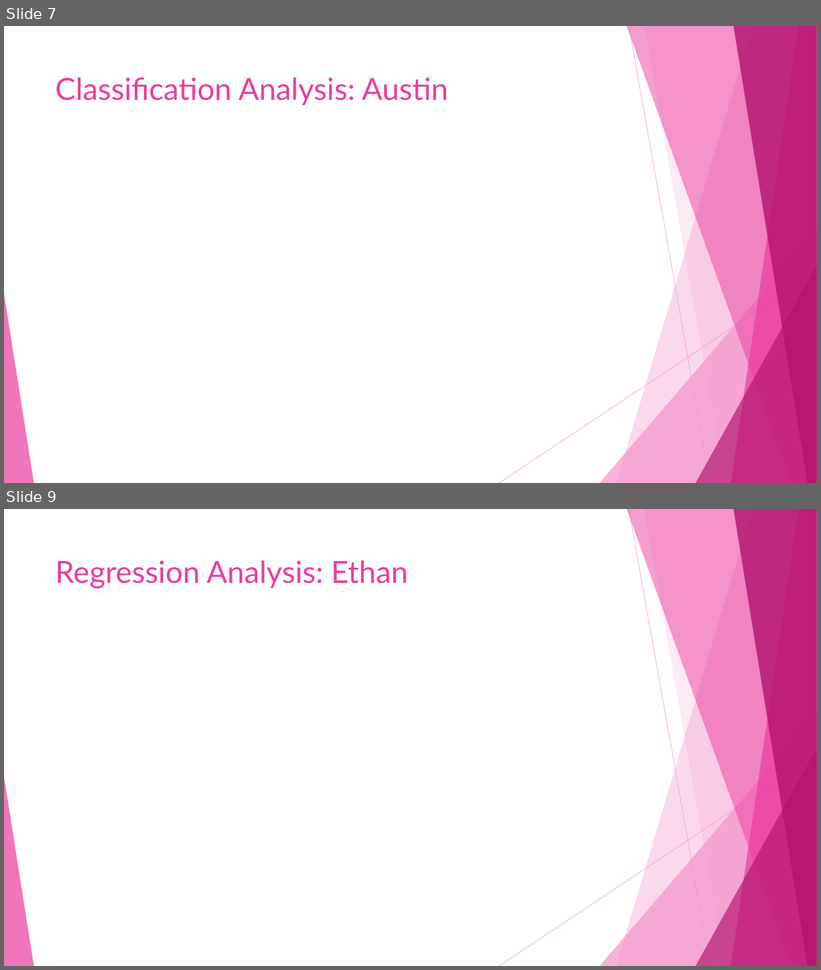
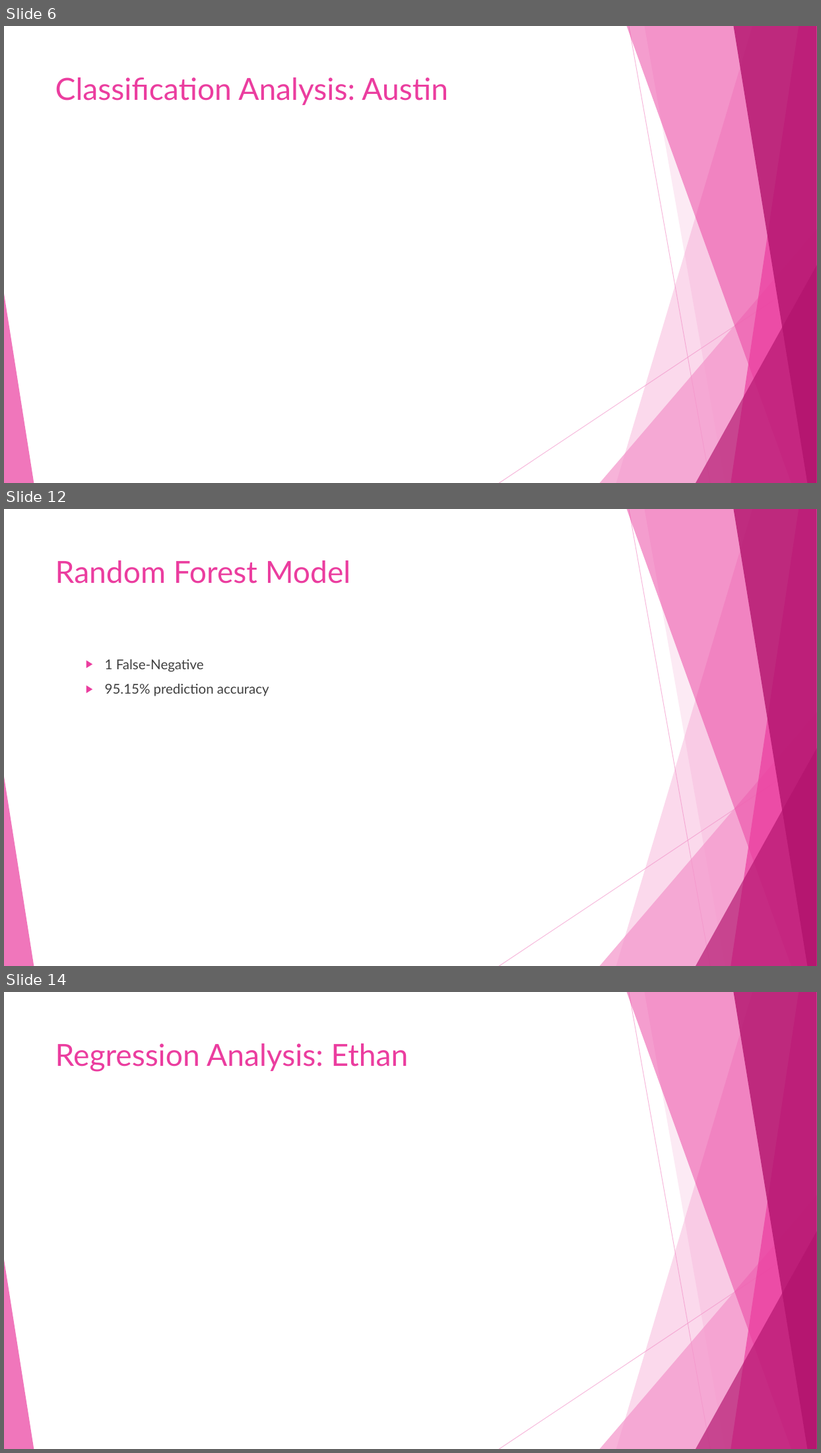
Before and after one commit to dlaposata/Breast_Cancer_Analysis, a slide deck: powerpoint.pptx. Shown one above the other, each under a label of ours: slides 7 and 9 before the commit, slides 6, 12 and 14 after it; the slides between them are not shown. The pictures are 821x970 and 821x1453 pixels, drawn with LibreOffice and Linux fonts; fonts in the diff are those of the drawing. Boxes give left, top, right and bottom in pixels: in the first picture for what was removed or moved away, otherwise in the second. Text is boxed around its words. In the diff, an @@ line names an element or a change of style, - is before the commit and + after.

```diff
--- a/powerpoint.pptx
+++ b/powerpoint.pptx
@@ slide 12 added at [4, 509, 817, 966], background #FFFFFF; not listed: 10 template elements that a slide beside it also shows @@
@@ title added at [55, 560, 351, 584], 36 pt, text #EB3D9F @@
+Random Forest Model
@@ text added at [105, 659, 269, 696], 16 pt, text #404040 @@
+  ▶ 1 False-Negative
+  ▶ 95.15% prediction accuracy
@@ what was slide 7 is now slide 6 @@
@@ what was slide 9 is now slide 14 @@
```
Also in this commit, not shown: 1 slide changed, 4 other slides added, 2 other files.
